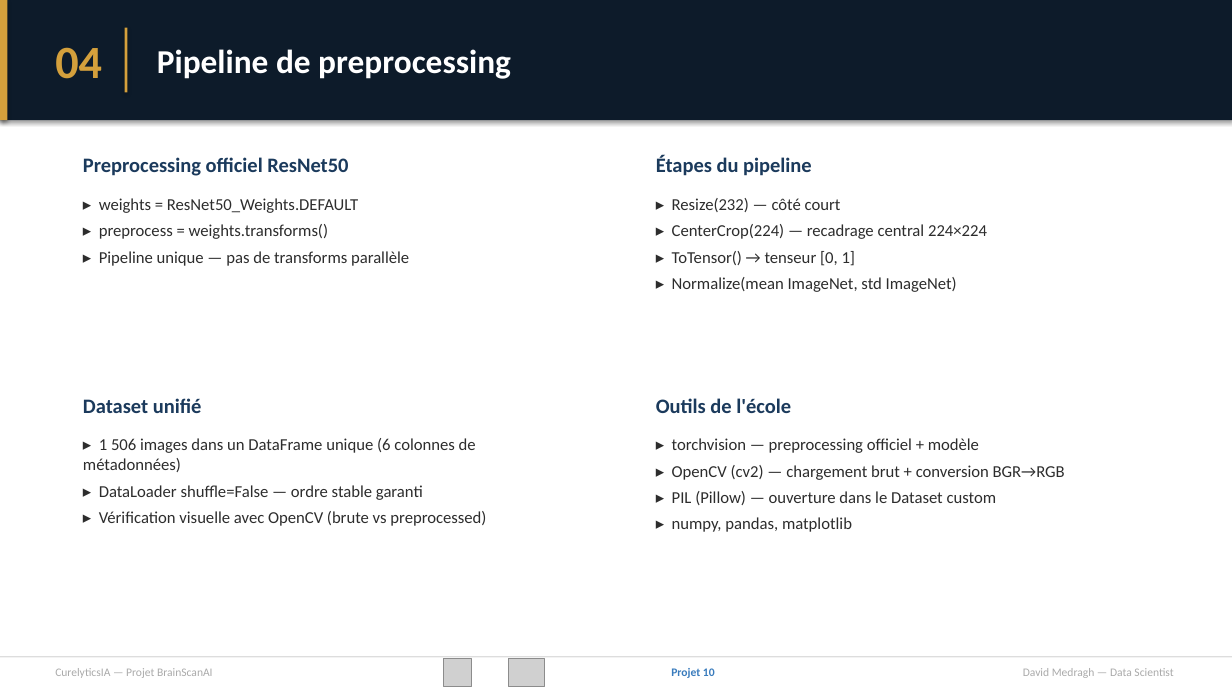
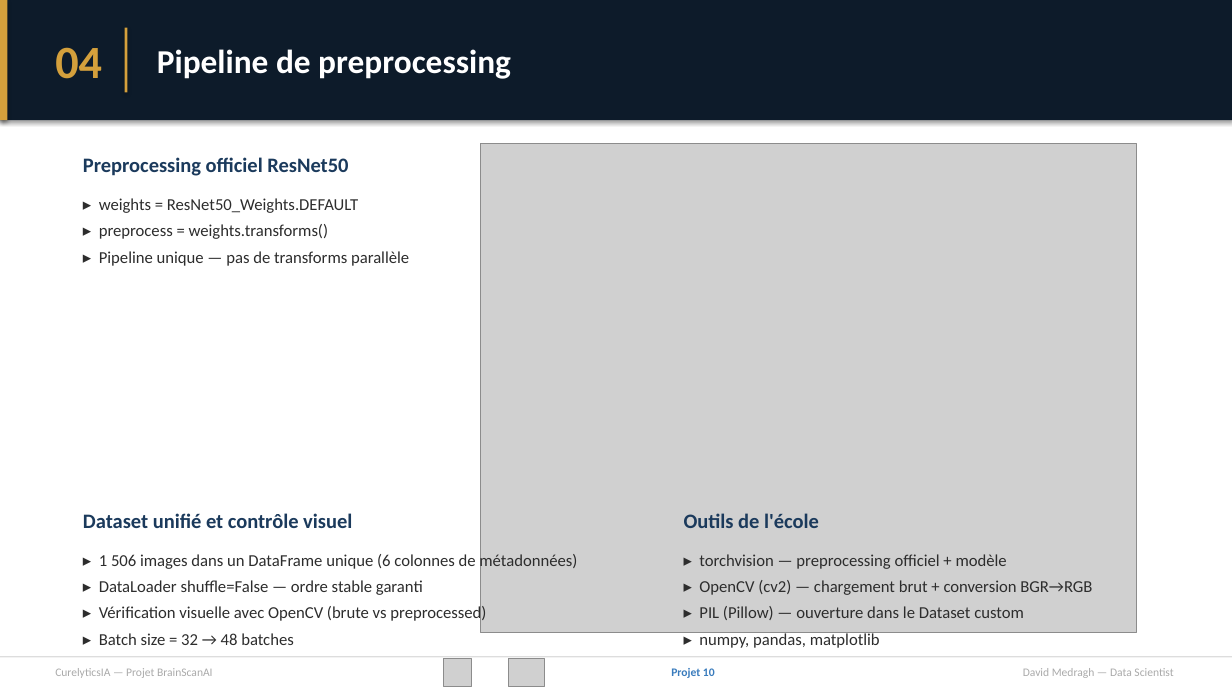
Before and after one commit to davidmedragh/projet10, a slide deck: slide 8 of livrables/projet10_presentation.pptx. Drawn at 1232x693 pixels with LibreOffice and Linux fonts; fonts in the diff are those of the drawing; grey boxes stand for pictures. Boxes give left, top, right and bottom in pixels: in the first picture for what was removed or moved away, otherwise in the second. Text is boxed around its words. In the diff, an @@ line names an element or a change of style, - is before the commit and + after.

Commit message:
docs: integre les visuels et diagrammes de l etape 2

```diff
--- a/livrables/projet10_presentation.pptx
+++ b/livrables/projet10_presentation.pptx
@@ picture added at [481, 143, 1137, 632] @@
@@ text removed at [656, 155, 987, 292] @@
-Étapes du pipeline
-▸ Resize(232) — côté court
-▸ CenterCrop(224) — recadrage central 224×224
-▸ ToTensor() → tenseur [0, 1]
-▸ Normalize(mean ImageNet, std ImageNet)
@@ text "Dataset unifié et contrôle visuel": place and size @@
-text "Dataset unifié et contrôle visuel" at [83, 398, 486, 526]
+text "Dataset unifié et contrôle visuel" at [83, 513, 577, 645]
@@ text "Outils de l'école": place and size @@
-text "Outils de l'école" at [656, 398, 1065, 532]
+text "Outils de l'école" at [684, 513, 1092, 648]
@@ text at [83, 513, 352, 528]: text changed @@
-Dataset unifié
+Dataset unifié et contrôle visuel
@@ text at [99, 633, 294, 645]: paragraph added @@
+▸ Batch size = 32 → 48 batches
```
Also in this commit, not shown: 2 other slides changed, 28 other files.
